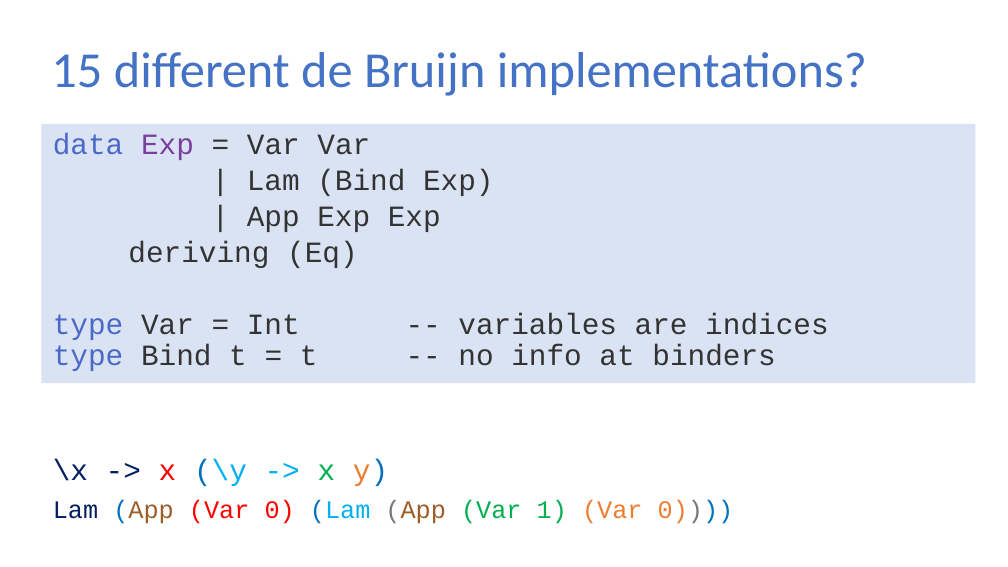
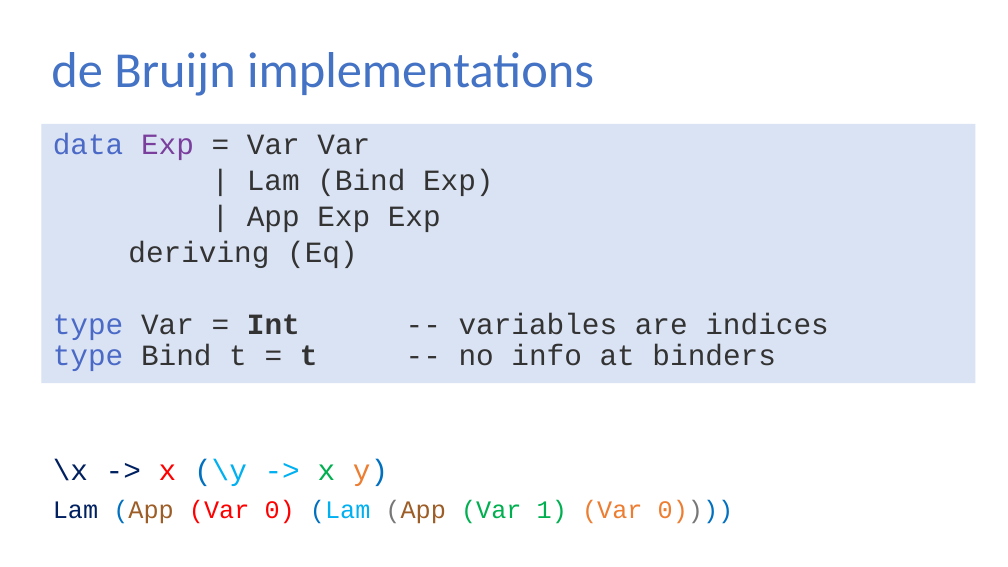
Before and after one commit to sweirich/lambda-n-ways, a slide deck: slide 9 of plclub-2021.pptx. Drawn at 1008x567 pixels with LibreOffice and Linux fonts; fonts in the diff are those of the drawing. Boxes give left, top, right and bottom in pixels: in the first picture for what was removed or moved away, otherwise in the second. Text is boxed around its words. In the diff, an @@ line names an element or a change of style, - is before the commit and + after.

```diff
--- a/plclub-2021.pptx
+++ b/plclub-2021.pptx
@@ title at (51, 52, 594, 96): text changed @@
-15 different de Bruijn implementations?
+de Bruijn implementations
@@ text at (53, 314, 775, 371): bold on in "Int t" @@
```
Also in this commit, not shown: 9 other slides changed, 1 slide added, 18 other files.
